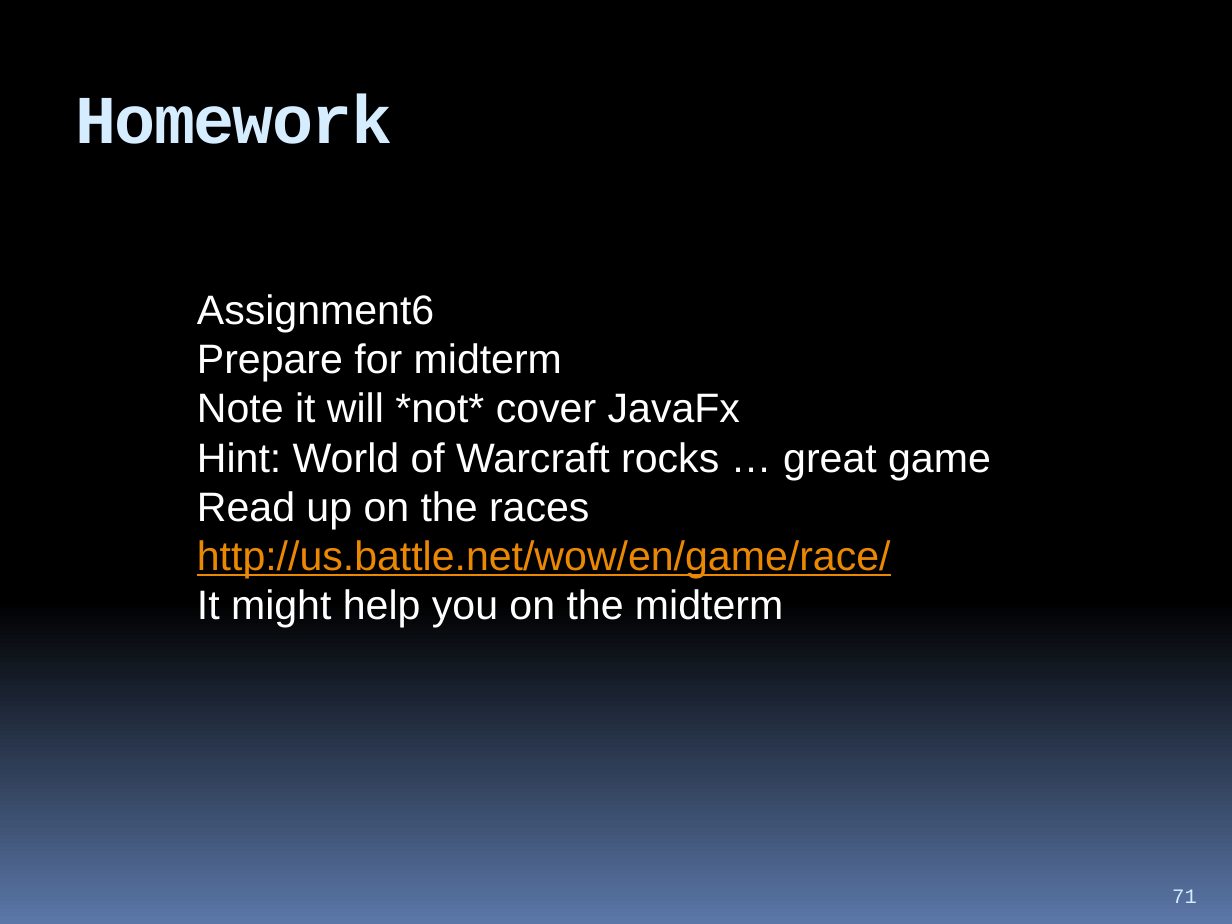
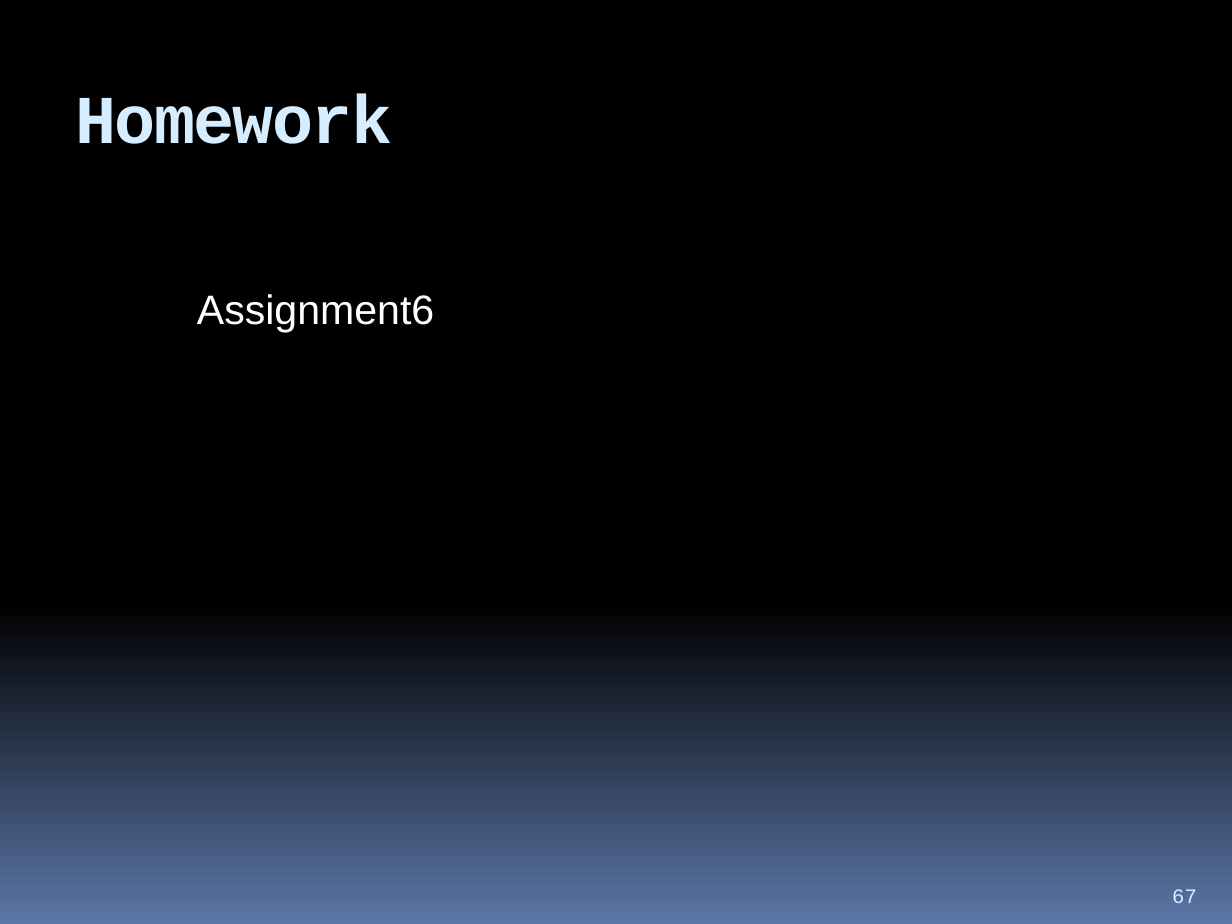
Before and after one commit to hchan/comp2613, a slide deck: slide 67 of coursePresentation.pptx (slide 71 before the commit). Drawn at 1232x924 pixels with LibreOffice and Linux fonts; fonts in the diff are those of the drawing. Boxes give left, top, right and bottom in pixels: in the first picture for what was removed or moved away, otherwise in the second. Text is boxed around its words. In the diff, an @@ line names an element or a change of style, - is before the commit and + after.

```diff
--- a/coursePresentation.pptx
+++ b/coursePresentation.pptx
@@ text at <box>197,343,991,628</box>: paragraphs removed @@
-Prepare for midterm
-Note it will *not* cover JavaFx
-Hint: World of Warcraft rocks … great game
-Read up on the races http://us.battle.net/wow/en/game/race/
-It might help you on the midterm
@@ page number at <box>1172,889,1197,903</box>: text changed @@
-71
+67
```
Also in this commit, not shown: 1 other slide changed, 4 slides removed, 7 other files.
